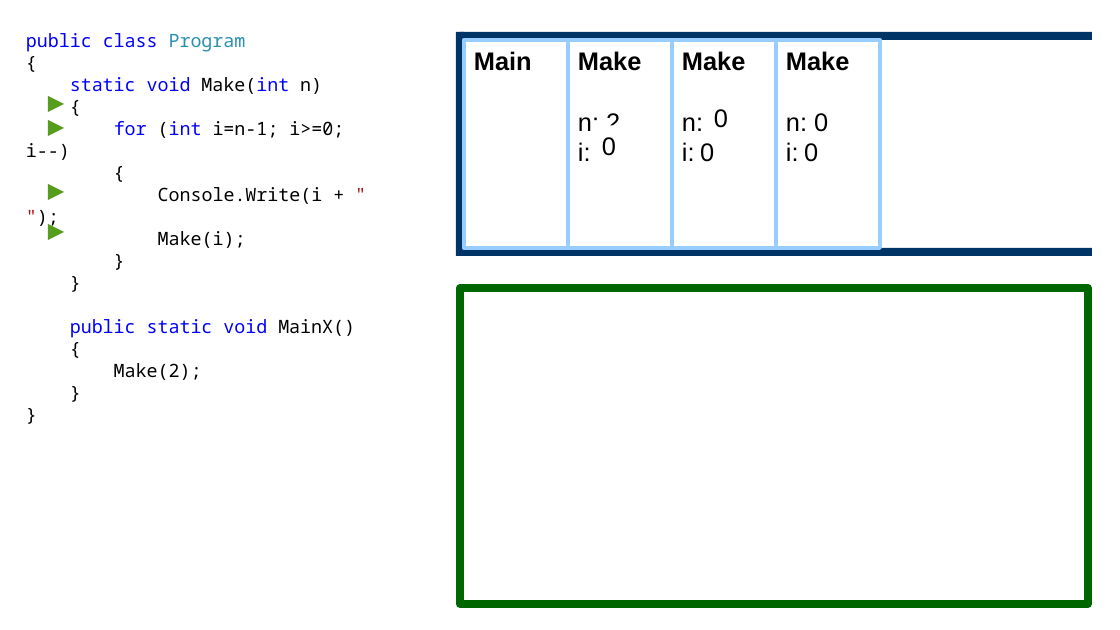
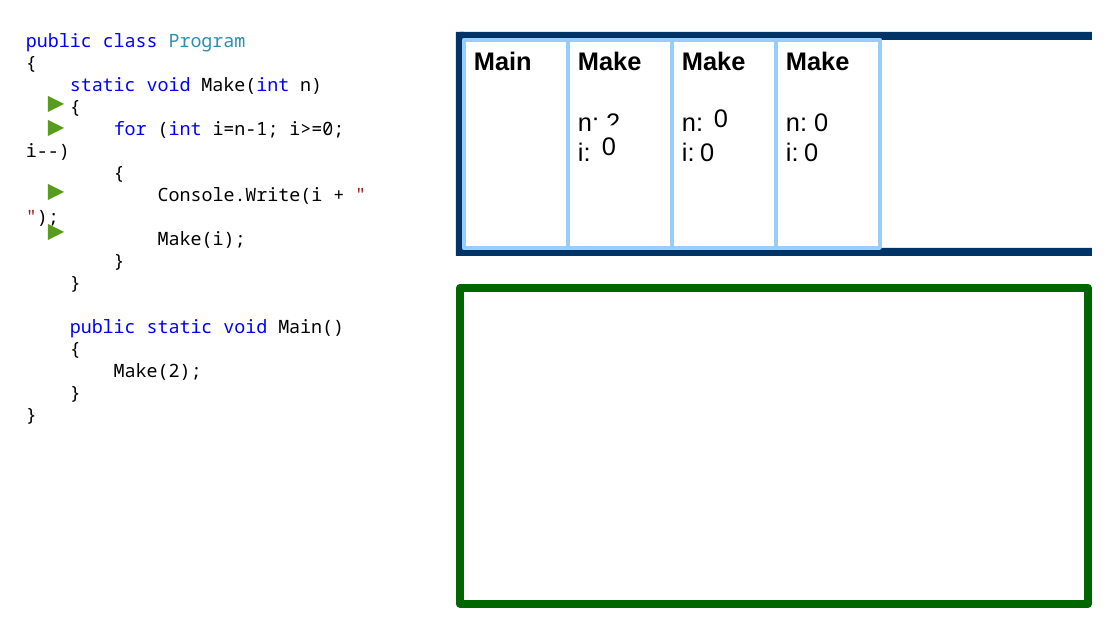
Before and after one commit to okulovsky/BasicProgramming, a slide deck: slide 1 of CS/Lecture08/S02 - Карта памяти рекурсии.odp. Drawn at 1120x630 pixels with LibreOffice and Linux fonts; fonts in the diff are those of the drawing. Boxes give left, top, right and bottom in pixels: in the first picture for what was removed or moved away, otherwise in the second. Text is boxed around its words. In the diff, an @@ line names an element or a change of style, - is before the commit and + after.

```diff
--- a/CS/Lecture08/S02 - Карта памяти рекурсии.odp
+++ b/CS/Lecture08/S02 - Карта памяти рекурсии.odp
@@ text at (70,319,344,338): text changed @@
-public static void MainX()
+public static void Main()
```
Also in this commit, not shown: 19 other files.
